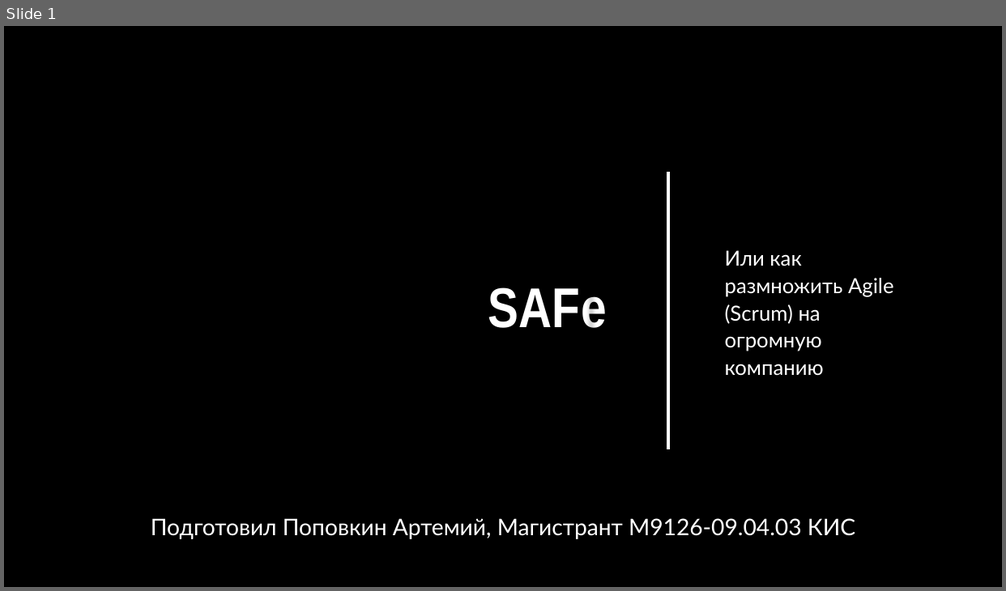
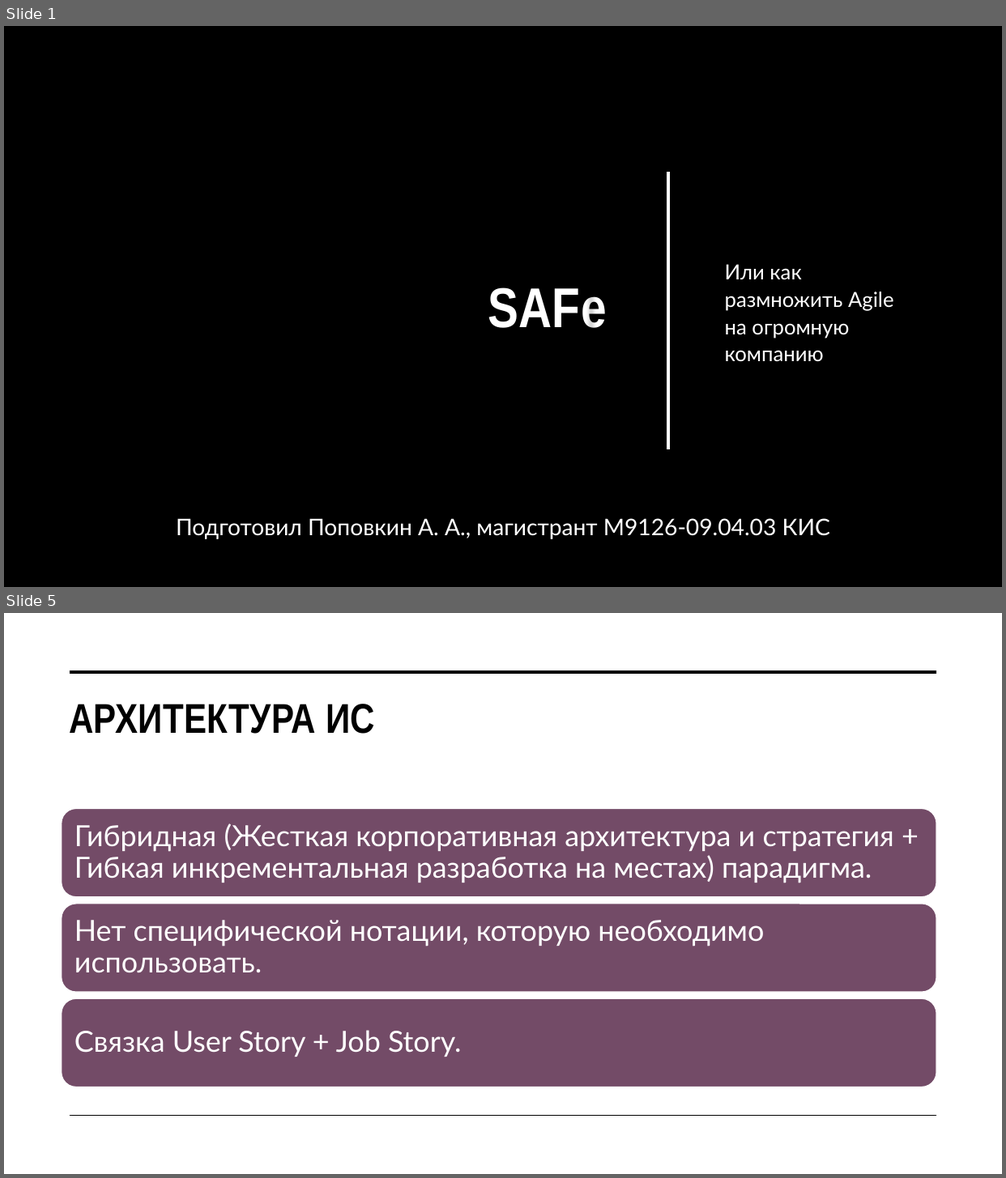
Before and after one commit to Jrol123/obsidian-dvfu_p2, a slide deck: ПРЕДМЕТЫ/Методологии и проектирование ИС/ДЗ/Презентация/SAFe.pptx. Shown one above the other, each under a label of ours: slide 1 before the commit, slides 1 and 5 after it; the slides between them are not shown. The pictures are 1006x591 and 1006x1178 pixels, drawn with LibreOffice and Linux fonts; fonts in the diff are those of the drawing; background and template pictures are left out. Boxes give left, top, right and bottom in pixels: in the first picture for what was removed or moved away, otherwise in the second. Text is boxed around its words. In the diff, an @@ line names an element or a change of style, - is before the commit and + after.

```diff
--- a/ПРЕДМЕТЫ/Методологии и проектирование ИС/ДЗ/Презентация/SAFe.pptx
+++ b/ПРЕДМЕТЫ/Методологии и проектирование ИС/ДЗ/Презентация/SAFe.pptx
@@ slide 5 added at [4,613,1002,1174], background #FFFFFF @@
@@ line added from (70, 672) to (937, 672), #000000 3.5 pt @@
@@ title added at [69,704,375,734], 40 pt, text #000000, bold @@
+АРХИТЕКТУРА ИС
@@ group added at [62,808,937,1087]: 3 rounded rectangles, 3 texts @@
+Гибридная (Жесткая корпоративная архитектура и стратегия + Гибкая инкрементальная разработка на местах) парадигма.
+Нет специфической нотации, которую необходимо использовать.
+Связка User Story + Job Story.
@@ line added from (70, 1116) to (937, 1116), #000000 1 pt @@
@@ slide 1 changed as well @@
@@ subtitle at [725,264,894,362]: text changed @@
-Или как размножить Agile (Scrum) на огромную компанию
+Или как размножить Agile на огромную компанию
@@ text at [176,518,830,540]: text changed @@
-Подготовил Поповкин Артемий, Магистрант М9126-09.04.03 КИС
+Подготовил Поповкин А. А., магистрант М9126-09.04.03 КИС
```
Also in this commit, not shown: 2 other slides changed, 6 other slides added, 1 other file.
